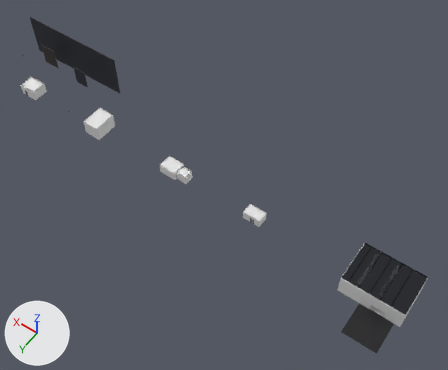
An edit to the Blender file art/blend/Maps_Sets.blend, drawn before and after from the same camera.
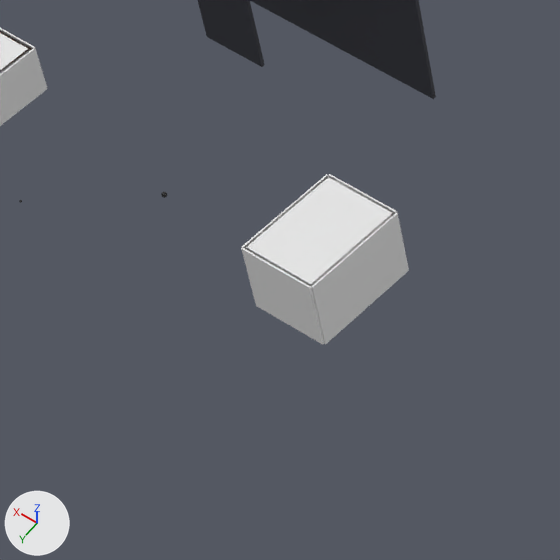
Old and new are each drawn whole from a 50 mm camera at (-571.3, 356.4, 590.0) aimed at (-300.3, -22.9, -6.1) and again close up on the part from 8% to 32% of the width and 20% to 49% of the height. Lighting does not change. The marker at lower left points along +X, +Y and +Z. The first two pictures are the older version.

Script lines for the objects in view, before the commit:
```python
me_map_sets_cityfacade_1 = bpy.data.meshes.new('Map_Sets_CityFacade_1')
me_map_sets_cityfacade_1.from_pydata(...)  # 48 vertices, 24 faces; spans x -80.0..80.0, y -13.0..13.0, z -30.0..30.0
me_map_sets_cityfacade_1.materials.append(mat_m_cityfacade)  # dark grey #282a34
me_map_sets_rockgrey_1 = bpy.data.meshes.new('Map_Sets_RockGrey_1')
me_map_sets_rockgrey_1.from_pydata(...)  # 64 vertices, 32 faces; spans x -11.5..11.5, y -15.5..15.5, z -10.0..10.0
me_map_sets_rockgrey_1.materials.append(mat_m_rockgrey)  # its picture is missing
me_map_sets_ruinstone_1 = bpy.data.meshes.new('Map_Sets_RuinStone_1')
me_map_sets_ruinstone_1.from_pydata(...)  # 140 vertices, 70 faces; spans x -11.0..11.0, y -15.0..15.0, z -10.0..10.0
me_map_sets_ruinstone_1.materials.append(mat_m_ruinstone)  # its picture is missing
ob_map_sets_cityfacade_1 = bpy.data.objects.new('Map_Sets_CityFacade_1', me_map_sets_cityfacade_1)
ob_map_sets_cityfacade_1.location = (0.0, -67.5, 10.0)
ob_map_sets_rockgrey_1 = bpy.data.objects.new('Map_Sets_RockGrey_1', me_map_sets_rockgrey_1)
ob_map_sets_rockgrey_1.location = (-120.0, -1.0, 10.0)
ob_map_sets_ruinstone_1 = bpy.data.objects.new('Map_Sets_RuinStone_1', me_map_sets_ruinstone_1)
ob_map_sets_ruinstone_1.location = (-120.0, -1.0, 10.0)
# also in view: 'Map_Sets_ConcreteDark_1' at (-272.0, 0.0, 13.0)
```
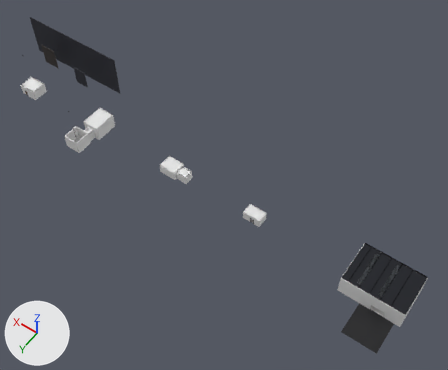
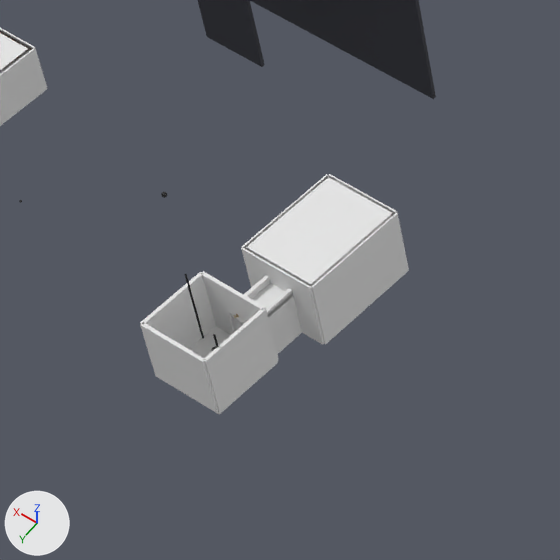
Where the newer file only moved an object's origin or applied its transform, the numbers keep the older frame.

What changed in the scene script:
```text
Add mat_m_brickred:
    mat_m_brickred = principled_material('M_BrickRed')
    mat_m_brickred.base_color = (0.8, 0.8, 0.8)  # white #e7e7e7
Add mat_m_brickdark:
    mat_m_brickdark = principled_material('M_BrickDark')
    mat_m_brickdark.base_color = (0.8, 0.8, 0.8)  # white #e7e7e7
Add mat_m_asphaltwet:
    mat_m_asphaltwet = principled_material('M_AsphaltWet')
    mat_m_asphaltwet.base_color = (0.8, 0.8, 0.8)  # white #e7e7e7
Change me_map_sets_rockgrey_1:
    used by ob_map_sets_rockgrey_1; location = (-120.0, -1.0, 10.0)
    remove me_map_sets_rockgrey_1.from_pydata(...)  # 64 vertices, 32 faces; spans x -11.5..11.5, y -15.5..15.5, z -10.0..10.0
    add me_map_sets_rockgrey_1.from_pydata(...)  # 124 vertices, 62 faces; spans x -11.5..11.5, y -15.5..29.0, z -10.0..10.0
    me_map_sets_rockgrey_1 part 1: 52 vertices added at x -4.2..4.2, y 14.5..29.0, z -10.0..10.0
    other edits to the shape of me_map_sets_rockgrey_1 do not show in these pictures
Change me_map_sets_ruinstone_1:
    used by ob_map_sets_ruinstone_1; location = (-120.0, -1.0, 10.0)
    remove me_map_sets_ruinstone_1.from_pydata(...)  # 140 vertices, 70 faces; spans x -11.0..11.0, y -15.0..15.0, z -10.0..10.0
    add me_map_sets_ruinstone_1.from_pydata(...)  # 184 vertices, 92 faces; spans x -11.0..11.0, y -15.0..29.0, z -10.0..10.0
    me_map_sets_ruinstone_1 part 2: 44 vertices added at x -4.2..4.2, y 14.5..29.0, z -10.0..10.0
Add me_map_sets_brickred_1:
    me_map_sets_brickred_1.from_pydata(...)  # 20 vertices, 10 faces; spans x -10.0..10.0, y -0.5..0.5, z -9.0..9.0
    me_map_sets_brickred_1.materials.append(mat_m_brickred)  # its picture is missing
Add me_map_sets_brickdark_1:
    me_map_sets_brickdark_1.from_pydata(...)  # 104 vertices, 52 faces; spans x -10.5..10.5, y -10.2..10.2, z -9.0..9.0
    me_map_sets_brickdark_1.materials.append(mat_m_brickdark)  # its picture is missing
Add me_map_sets_asphaltwet_1:
    me_map_sets_asphaltwet_1.from_pydata(...)  # 24 vertices, 12 faces; spans x -10.0..10.0, y -10.0..10.0, z -0.5..0.5
    me_map_sets_asphaltwet_1.materials.append(mat_m_asphaltwet)  # its picture is missing
Add ob_map_sets_brickred_1:
    ob_map_sets_brickred_1 = bpy.data.objects.new('Map_Sets_BrickRed_1', me_map_sets_brickred_1)
    ob_map_sets_brickred_1.location = (-120.0, 48.0, 15.0)
Add ob_map_sets_brickdark_1:
    ob_map_sets_brickdark_1 = bpy.data.objects.new('Map_Sets_BrickDark_1', me_map_sets_brickdark_1)
    ob_map_sets_brickdark_1.location = (-120.0, 37.8, 15.0)
Add ob_map_sets_asphaltwet_1:
    ob_map_sets_asphaltwet_1 = bpy.data.objects.new('Map_Sets_AsphaltWet_1', me_map_sets_asphaltwet_1)
    ob_map_sets_asphaltwet_1.location = (-120.0, 38.0, 5.5)
```

Boxes [x1, y1, x2, y2] around the edits, measured in the close-ups (560 x 560 px):
'Map_Sets_RuinStone_1', reshaped
    before: [243, 176, 393, 286]
    after: [230, 176, 393, 354]
'Map_Sets_BrickDark_1', added
    after: [140, 271, 279, 412]
'Map_Sets_BrickRed_1', added
    after: [140, 323, 218, 413]
'Map_Sets_AsphaltWet_1', added
    after: [189, 327, 278, 414]
part 1 of me_map_sets_rockgrey_1, added
    after: [242, 248, 323, 345]
part 2 of me_map_sets_ruinstone_1, added
    after: [230, 277, 302, 354]
